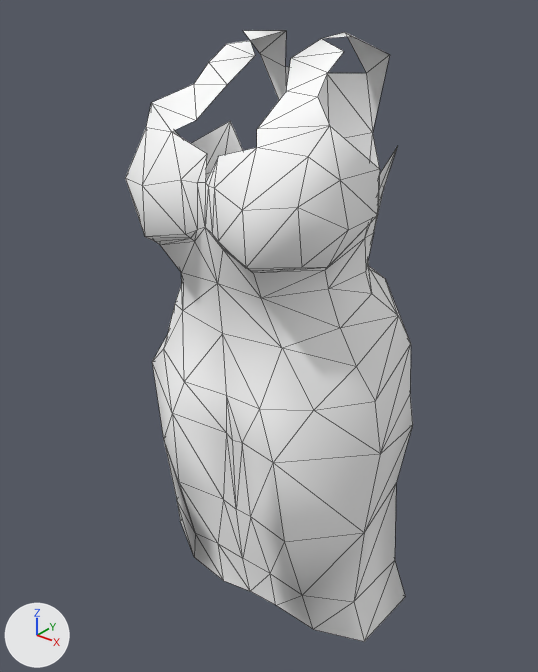
One commit to the FBX model Contents/mods/Authentic Z - Current/media/models_X/Skinned/CustomBodies/FatBody02_F/FatBod_F_02_Dress_Straps.fbx: the scene before it, then after it.
Both versions are drawn from a 50 mm lens placed at (0.00419, -0.00505, 0.00863), pointed at (-0.00013, 0.00035, 0.00528). The axes (+X, +Y, +Z) are drawn at lower left. The lights are the same throughout. Mesh edges are drawn as thin lines.

Before the edit, the objects in view are built like this:
```python
me_mesh_001 = bpy.data.meshes.new('Mesh.001')
me_mesh_001.from_pydata(...)  # 185 vertices, 320 faces; spans x -0.00155..0.00143, y -0.00085..0.00158, z 0.00225..0.00818
me_mesh_001.materials.append(mat_material__135_002)  # its picture is missing
ob_body_002 = bpy.data.objects.new('Body.002', me_mesh_001)
ob_body_002.location = (0.0, 0.0, 0.0)
```
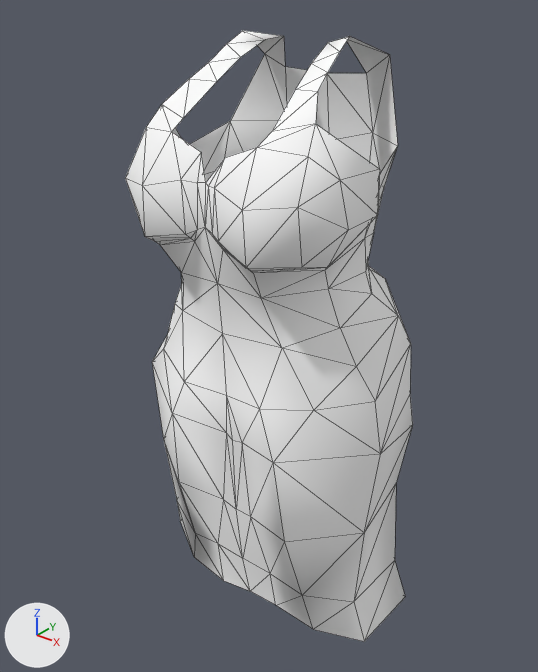
Location of each change, [x1, y1, x2, y2] in pixels of the pictures (538 x 672 px):
```json
{"part": 1, "of": "me_mesh_001", "change": "built on", "before": [146, 30, 389, 188], "after": [147, 30, 398, 188]}
```

The change, as JSON lines over the scene's bpy script:
```json
{"block": "me_mesh_001", "where": "# used by ob_body_002; location = (0.0, 0.0, 0.0)"}
{"op": "remove", "block": "me_mesh_001", "code": "me_mesh_001.from_pydata(...)  # 185 vertices, 320 faces; spans x -0.00155..0.00143, y -0.00085..0.00158, z 0.00225..0.00818"}
{"op": "add", "block": "me_mesh_001", "code": "me_mesh_001.from_pydata(...)  # 185 vertices, 326 faces; spans x -0.00155..0.00143, y -0.00085..0.00158, z 0.00225..0.00817"}
{"block": "me_mesh_001", "change": "me_mesh_001 part 1"}
{"block": "me_mesh_001", "change": "19 vertices move from x -0.00091..0.00095, y -0.00055..0.00102, z 0.0073..0.00818 to x -0.00078..0.00082, y -0.00056..0.00102, z 0.00729..0.00817"}
{"block": "me_mesh_001", "change": "6 new faces join them"}
```
